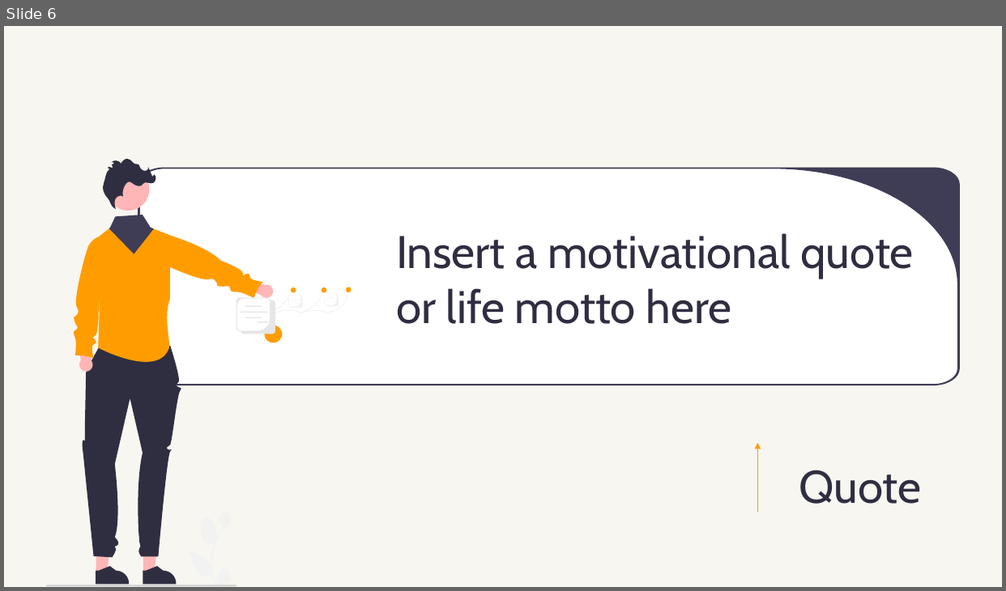
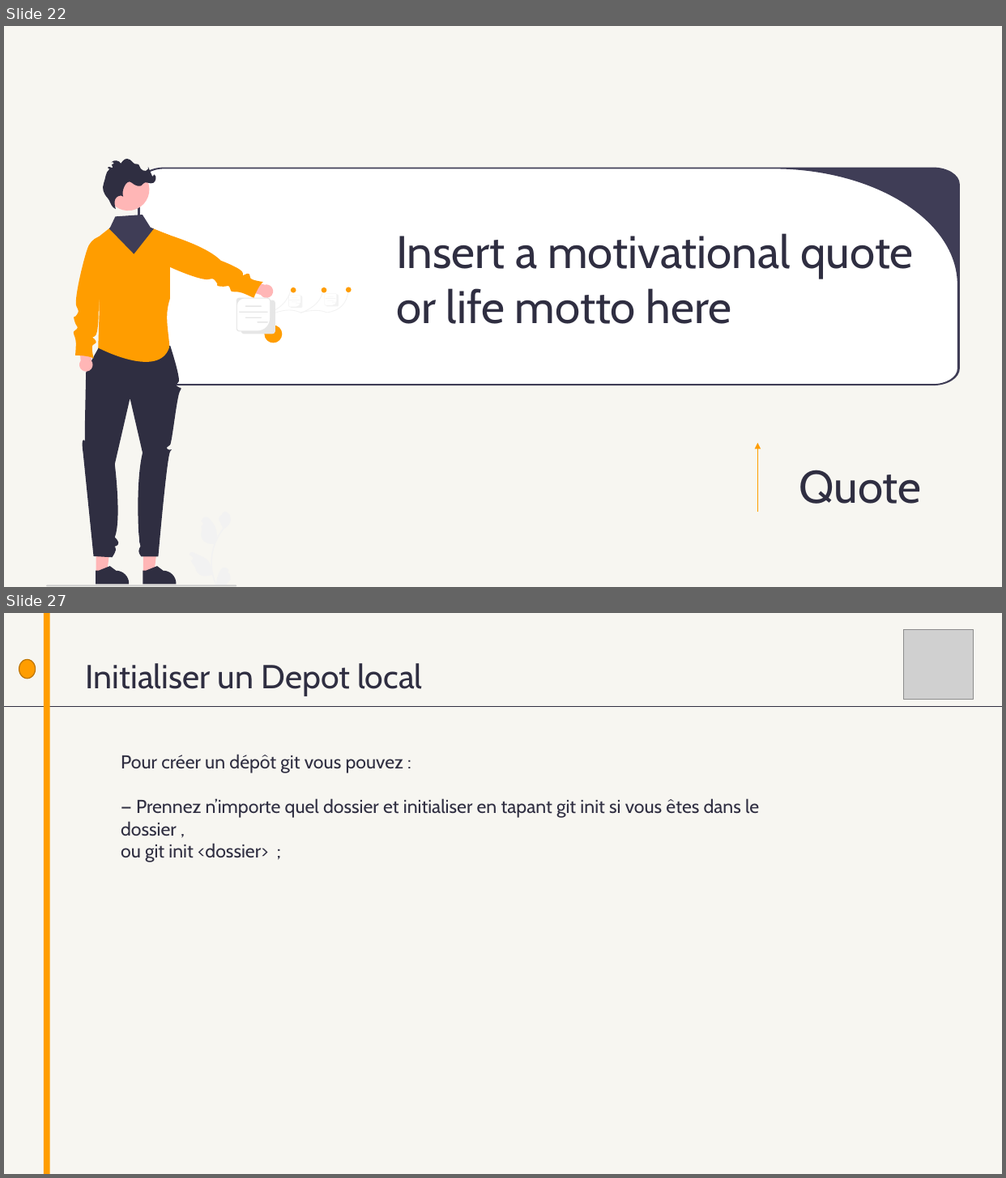
Before and after one commit to AbdessamadAbdaoui/Presentation_Git, a slide deck: presentation_Git.pptx. Shown one above the other, each under a label of ours: slide 6 before the commit, slides 22 and 27 after it; the slides between them are not shown. The pictures are 1006x591 and 1006x1178 pixels, drawn with LibreOffice and Linux fonts; fonts in the diff are those of the drawing; grey boxes stand for pictures. Boxes give left, top, right and bottom in pixels: in the first picture for what was removed or moved away, otherwise in the second. Text is boxed around its words. In the diff, an @@ line names an element or a change of style, - is before the commit and + after.

```diff
--- a/presentation_Git.pptx
+++ b/presentation_Git.pptx
@@ slide 27 added at (x1=4, y1=613, x2=1002, y2=1174), background #F7F6F1 @@
@@ rectangle added at (x1=44, y1=613, x2=49, y2=1174), fill #FF9D00 @@
@@ picture added at (x1=903, y1=629, x2=973, y2=699) @@
@@ ellipse added at (x1=19, y1=659, x2=36, y2=678), fill #FF9D00, outline #BF7600 1 pt @@
@@ text added at (x1=86, y1=663, x2=422, y2=696), 32 pt, text #2F2E41 @@
+Initialiser un Depot local
@@ rectangle added at (x1=903, y1=684, x2=918, y2=687), fill #FF9D00 @@
@@ line added from (4, 707) to (1002, 707), #2F2E41 1 pt @@
@@ text added at (x1=121, y1=754, x2=759, y2=862), 18 pt, text #2F2E41 @@
+Pour créer un dépôt git vous pouvez :
+— Prennez n’importe quel dossier et initialiser en tapant git init si vous êtes dans le dossier ,
+ou git init <dossier> ;
@@ what was slide 6 is now slide 22 @@
```
Also in this commit, not shown: 2 slides changed, 27 other slides added, 2 slides removed.
